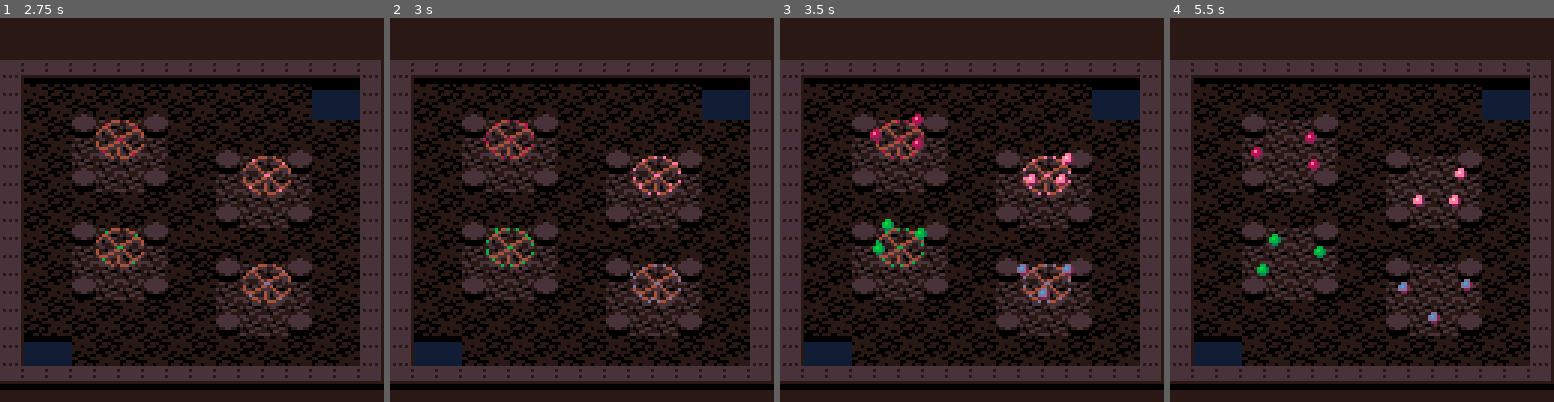
Above: before the commit, frames 1-4 (left to right).
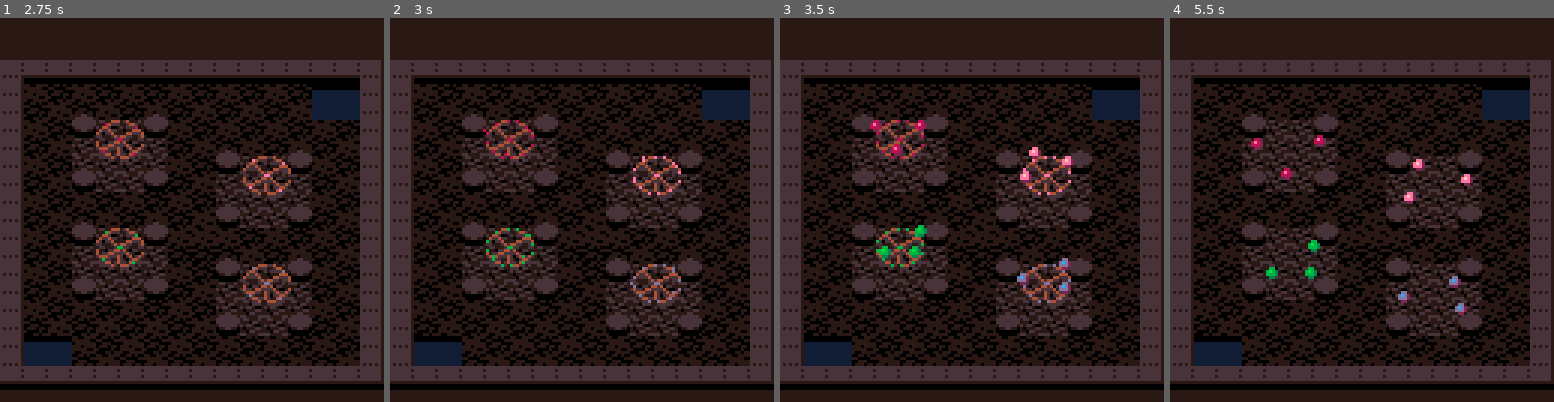
Above: after the commit, the same moments.

Repository: erwinbonsma/WhereToRootPico8
Game: PICO-8 cartridge wheretoroot.p8
Same seed, same stepped clock (60 frames per second), same inputs: the game is played once before the commit and once after it.
Inputs:
- Up to frame 1 (2.75 s): no input
- Up to frame 2 (3 s): no input
- Up to frame 3 (3.5 s): no input
- Up to frame 4 (5.5 s): no input

Frame 1 is identical in both runs. In frame 2, 0.1% of the frame differs, in the area x 24-75%, y 27-74%; in frame 3, 1.4%; in frame 4, 1.7%, in the area x 21-79%, y 29-80%.

Commit message:
Refactor cellgrid. Use linked list instead of 2D array for storing units

Diff:
--- a/wheretoroot.p8
+++ b/wheretoroot.p8
@@ -7,6 +7,7 @@
 frate=30
 seed_r=2.5
 tree_r=3
+max_r=max(seed_r,tree_r)
 tree_h=5
 branch_l=8
 yscale=0.75
@@ -91,79 +92,109 @@
 
  o.w=o.w or 128
  o.h=o.h or 144
- --extra empty col to facilitate
- --left and right neighbour
- --checks at edge of grid
- o.ncols=ceil(o.w/cellsz)+1
- o.nrows=ceil(o.h/cellsz)
- o.cells={}
- for i=1,o.ncols*o.nrows do
-  add(o.cells,{})
- end
-
- o.sorted_head={}
- for i=1,cellsz do
-  add(o.sorted_head,0)
- end
+
+ o.head={
+  x=0,y=-max_r*2,r=0
+ }
+ o.tail={
+  x=0,y=o.h+max_r*2,r=0
+ }
+ o.head._nxt=o.tail
+ o.tail._prv=o.head
 
  return o
 end
 
-function cellgrid:_cellidx(x,y)
- --starts at one
- return 1+(
-  (x\cellsz)+
-  (y\cellsz)*self.ncols
- )
-end
-
-function cellgrid:_add(obj,ci)
- assert(obj.cellidx==nil)
+--insert obj into linked list,
+--after prev
+function cellgrid:_insert(
+ prev,obj
+)
  assert(
-  ci%self.ncols!=0,
-  "cannot add to wrapping col"
- )
- add(self.cells[ci],obj)
- obj.cellidx=ci
+  obj._nxt==nil and
+  obj._prv==nil
+ )
+ assert(
+  prev.y<=obj.y and
+  obj.y<=prev._nxt.y
+ )
+
+ obj._nxt=prev._nxt
+ obj._prv=prev
+ obj._nxt._prv=obj
+ prev._nxt=obj
+end
+
+function cellgrid:_obj_before_y(
+ y,start_at
+)
+ local prev=start_at
+ if prev==nil then
+  if y<self.h/2 then
+   prev=self.head
+  else
+   prev=self.tail._prv
+  end
+ end
+
+ while prev._nxt.y<y do
+  prev=prev._nxt
+ end
+ while prev.y>y do
+  prev=prev._prv
+ end
+
+ assert(
+  prev.y<=y and prev._nxt.y>=y
+ )
+ return prev
 end
 
 function cellgrid:add(obj)
- self:_add(
-  obj,self:_cellidx(obj.x,obj.y)
+ self:_insert(
+  self:_obj_before_y(obj.y),obj
  )
 end
 
 function cellgrid:del(obj)
- local cells=self.cells
- local objd=del(
-  cells[obj.cellidx],obj
- )
- assert(objd==obj)
- obj.cellidx=nil
+ assert(
+  obj._nxt!=nil and
+  obj._prv!=nil
+ )
+ assert(
+  obj._prv._nxt==obj and
+  obj._nxt._prv==obj
+ )
+ obj._prv._nxt=obj._nxt
+ obj._nxt._prv=obj._prv
+ obj._prv=nil
+ obj._nxt=nil
 end
 
 function cellgrid:moved(obj)
- local ci=self:_cellidx(
-  obj.x,obj.y
- )
- if ci!=obj.cellidx then
-  self:del(obj)
-  self:_add(obj,ci)
- end
-end
-
-function cellgrid:_invalid_idx(
- ci
-)
- return ci<1 or ci>#self.cells
+ if (
+  obj._prv.y<=obj.y and
+  obj._nxt.y>=obj.y
+ ) then
+  --position in linked-list
+  --remains unchanged
+  return
+ end
+
+ local start_at=obj._prv
+ self:del(obj)
+ local prev=self:_obj_before_y(
+  obj.y,start_at
+ )
+ self:_insert(prev,obj)
 end
 
 function cellgrid:_invalid_pos(
  x,y
 )
  return (
-  x<0 or x>self.w-1 or
-  y<0 or y>self.h-1
+  x<0 or x>=self.w or
+  y<0 or y>=self.h
  )
 end
 
@@ -203,40 +234,6 @@
  return self:_maphasflag(
   mx,my,flag_wall
  )
-end
-
-function cellgrid:_cellhit(
- ci,x,y,r,objx
-)
- if self:_invalid_idx(ci) then
-  return false
- end
-
- for obj in all(self.cells[ci]) do
-  if obj!=objx then
-   local d=vlen(x-obj.x,y-obj.y)
-   if d<obj.r+r then
-    return true
-   end
-  end
- end
-
- return false
-end
-
-function cellgrid:_visit_hits(
- ci,x,y,r,visitor
-)
- if self:_invalid_idx(ci) then
-  return
- end
-
- for obj in all(self.cells[ci]) do
-  local d=vlen(x-obj.x,y-obj.y)
-  if d<obj.r+r then
-   visitor(obj)
-  end
- end
 end
 
 function cellgrid:iswater(x,y)
@@ -321,79 +318,103 @@
  return true
 end
 
-function cellgrid:fits(x,y,r,objx)
- if self:_invalid_pos(x,y) then
-  return false
- end
-
- if not self:_fits_map(x,y,r) then
-  return false
- end
-
- local ci=self:_cellidx(x,y)
- for dx=-1,1 do
-  for dy=-1,1 do
-   if self:_cellhit(
-    ci+dx+dy*self.ncols,
-    x,y,r,objx
-   ) then
-    return false
-   end
-  end
- end
-
- return true
-end
-
+--visits all objects that an
+--object at position (x,y) with
+--radius r hits.
+-- when objx is provided, it is
+--the starting point for the
+--search but excluded
+-- search is aborted when the
+--visitor return true
 function cellgrid:visit_hits(
- x,y,r,visitor
+ x,y,r,visitor,objx
 )
  if self:_invalid_pos(x,y) then
   return
  end
 
- local ci=self:_cellidx(x,y)
-
- for dx=-1,1 do
-  for dy=-1,1 do
-   self:_visit_hits(
-    ci+dx+dy*self.ncols,
-    x,y,r,visitor
-   )
-  end
- end
-end
-
-function cellgrid:draw_row(row)
- local sh=self.sorted_head
- for i=1,cellsz do
-  sh[i]=0
- end
-
- --add to rows
- local ci=self:_cellidx(
-  0,row*cellsz
- )
- for i=0,self.ncols-2 do
-  for unit in all(
-   self.cells[ci+i]
-  ) do
-   local idx=1+flr(
-    unit.y%cellsz
-   )
-   unit._nxt=sh[idx]
-   sh[idx]=unit
-  end
- end
-
- --draw each row
- for i=1,cellsz do
-  local unit=sh[i]
-  while unit!=0 do
-   unit:draw()
-   unit=unit._nxt
-  end
- end
+ local obj=self:_obj_before_y(
+  y-r-max_r,objx
+ )
+ local maxy=y+r+max_r
+ while obj.y<=maxy do
+  if obj!=objx then
+   if (
+    vlen(x-obj.x,y-obj.y)
+    <obj.r+r
+   ) then
+    if (visitor(obj)) return
+   end
+  end
+  obj=obj._nxt
+ end
+end
+
+function cellgrid:fits(
+ x,y,r,objx
+)
+ if (
+  self:_invalid_pos(x,y) or
+  not self:_fits_map(x,y,r)
+ ) then
+  return false
+ end
+
+ local fits=true
+ local visitor=function(obj)
+  fits=false
+  return true --abort search
+ end
+
+ self:visit_hits(
+  x,y,r,visitor,objx
+ )
+
+ return fits
+end
+
+function cellgrid:update_units()
+ local unit=self.head._nxt
+
+ while unit!=self.tail do
+  local destroy=unit:update()
+  local nxt=unit._nxt
+
+  if (destroy) self:del(unit)
+
+  unit=nxt
+ end
+end
+
+function cellgrid:visit_units(
+ visitor
+)
+ local unit=self.head._nxt
+
+ while unit!=self.tail do
+  visitor(unit)
+  unit=unit._nxt
+ end
+end
+
+--draws all units with y<maxy
+--ordered by their y position.
+--starts from start_unit (or
+--first unit if nil).
+--return first unit with y>=maxy
+function cellgrid:draw_units(
+ start_unit,maxy
+)
+ local unit=(
+  start_unit or self.head._nxt
+ )
+
+ while unit.y<maxy do
+  unit:draw()
+  unit=unit._nxt
+ end
+
+ return unit
 end
 
 function create_angles(n,dmin)
@@ -560,7 +581,6 @@
 
  if seed:_tree_fits(tree) then
   grid:add(tree)
-  add(units,tree)
  end
 
  seed.destroy=true
@@ -597,7 +617,7 @@
  end
 
  grid:visit_hits(
-  t.x,t.y,t.r,visitor
+  t.x,t.y,t.r,visitor,self
  )
 
  return fits
@@ -770,7 +791,6 @@
   end
 
   grid:add(seed)
-  add(units,seed)
  end
 end
 
@@ -857,7 +877,6 @@
   {mx=0,my=0}
  )
  hgrid=cellgrid:new()
- units={}
  for f in all(families) do
   local x=f.x
   local y=f.y
@@ -869,7 +888,6 @@
   t=tree:new(x,y,{
    family=f
   })
-  add(units,t)
   grid:add(t)
  end
 
@@ -891,13 +909,12 @@
 end
 
 function _update()
- for i=#units,1,-1 do
-  local destroy=units[i]:update()
-  if destroy then
-   grid:del(units[i])
-   units[i]=units[#units]
-   deli(units,#units)
-  end
+ grid:update_units()
+end
+
+function draw_treetop(unit)
+ if getmetatable(unit)==tree then
+  unit:draw_crown()
  end
 end
 
@@ -905,26 +922,23 @@
  cls(1)
 
  --draw map and units on ground
+ local drawunit=nil
  for row=0,17 do
   palt(7,true)
   palt(0,false)
   map(0,row,0,row*6-2,16,1)
   pal(0)
 
-  grid:draw_row(row)
+  drawunit=grid:draw_units(
+   drawunit,row*cellsz
+  )
  end
 
  --draw tree tops
- for unit in all(units) do
-  if getmetatable(unit)==tree then
-   unit:draw_crown()
-  end
- end
+ grid:visit_units(draw_treetop)
 
  --draw seeds on top of trees
- for row=0,17 do
-  hgrid:draw_row(row)
- end
+ hgrid:draw_units(nil,hgrid.h)
 end
 
 __gfx__
